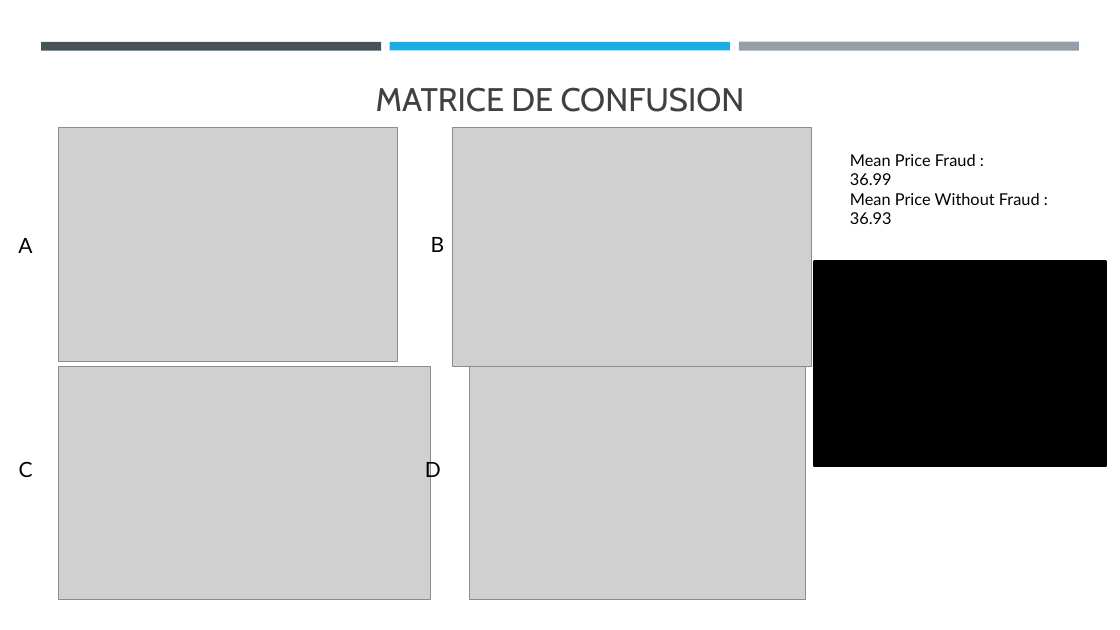
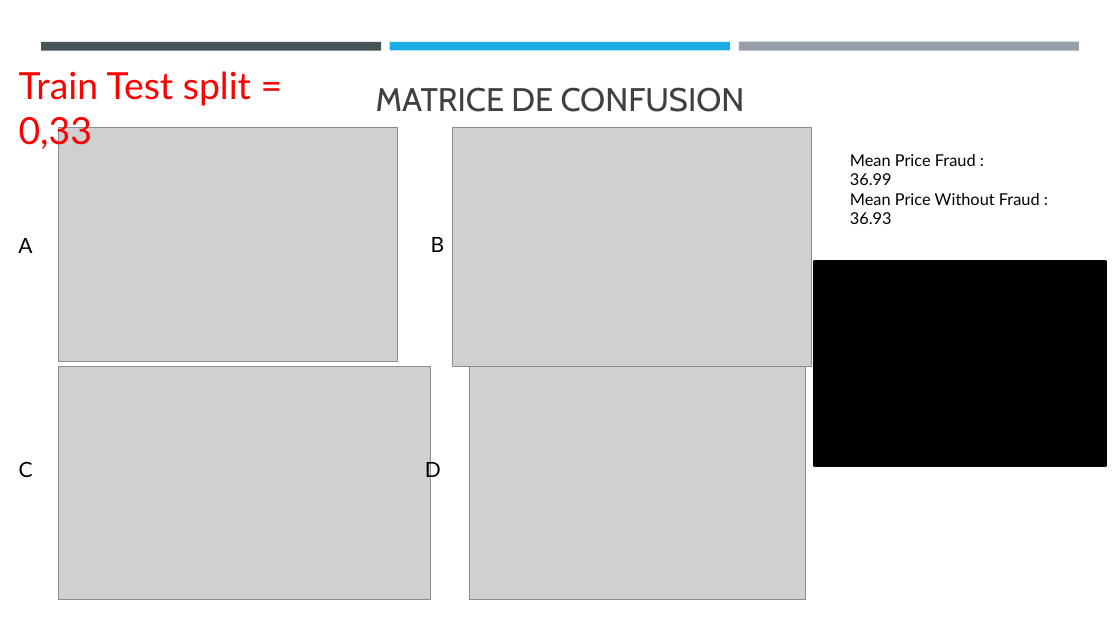
Before and after one commit to EmilienN/Data-Science-Portfolio, a slide deck: slide 10 of Projet -- Fraudulent Activities/Fraudulent Activities.pptx (slide 9 before the commit). Drawn at 1120x630 pixels with LibreOffice and Linux fonts; fonts in the diff are those of the drawing; grey boxes stand for pictures. Boxes give left, top, right and bottom in pixels: in the first picture for what was removed or moved away, otherwise in the second. Text is boxed around its words. In the diff, an @@ line names an element or a change of style, - is before the commit and + after.

```diff
--- a/Projet -- Fraudulent Activities/Fraudulent Activities.pptx
+++ b/Projet -- Fraudulent Activities/Fraudulent Activities.pptx
@@ text added at box(19, 71, 251, 152), 32 pt, text #FF0000 @@
+Train Test split = 0,33
```
Also in this commit, not shown: 2 other slides changed, 1 slide added, 2 other files.
